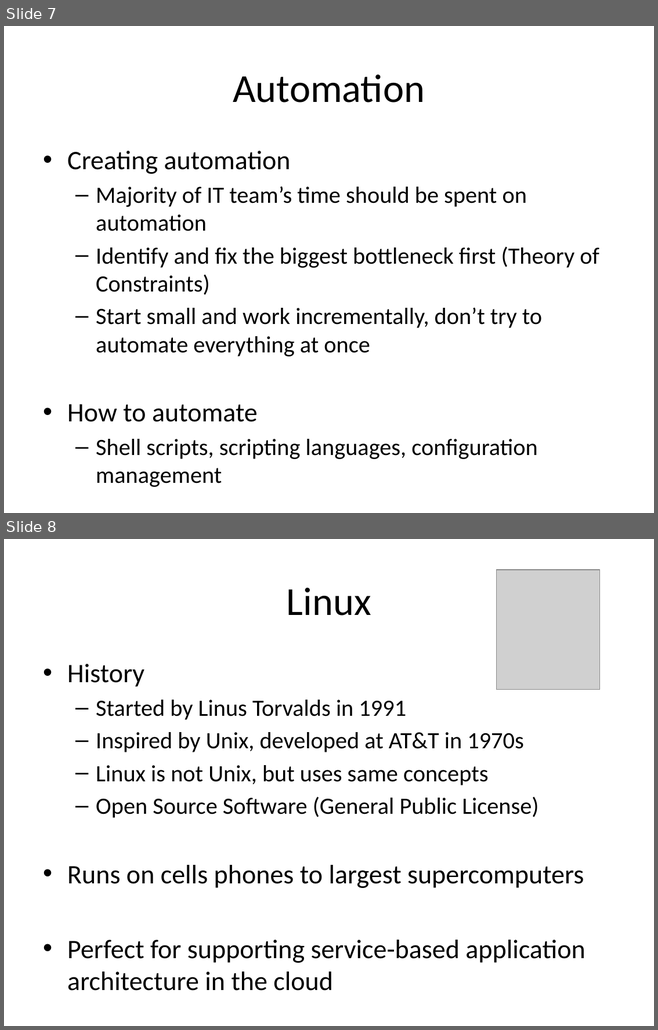
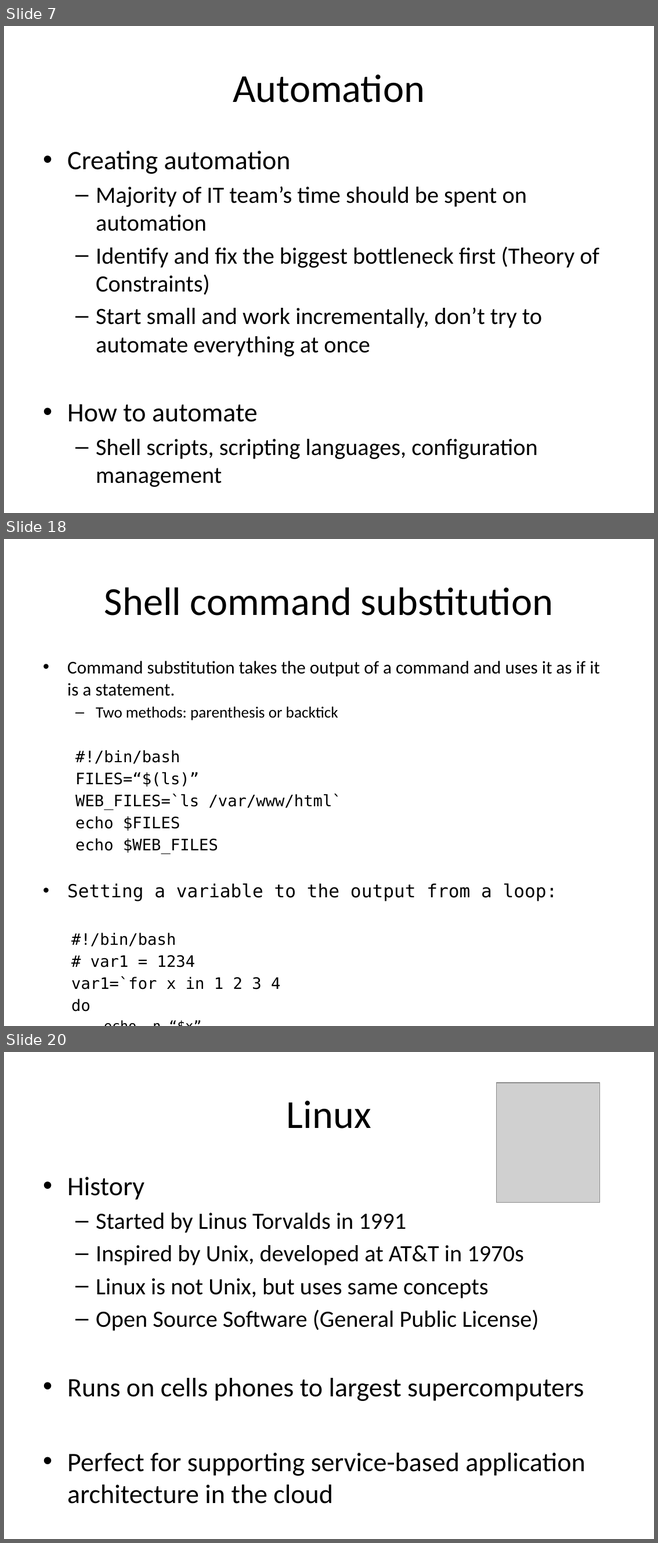
Before and after one commit to jasondbaker/infrastructure-class, a slide deck: lectures/infrastructure-week-2.pptx. Shown one above the other, each under a label of ours: slides 7 and 8 before the commit, slides 7, 18 and 20 after it; the slides between them are not shown. The pictures are 658x1030 and 658x1543 pixels, drawn with LibreOffice and Linux fonts; fonts in the diff are those of the drawing; grey boxes stand for pictures. Boxes give left, top, right and bottom in pixels: in the first picture for what was removed or moved away, otherwise in the second. Text is boxed around its words. In the diff, an @@ line names an element or a change of style, - is before the commit and + after.

Commit message:
add study guide and shell scripting

```diff
--- a/lectures/infrastructure-week-2.pptx
+++ b/lectures/infrastructure-week-2.pptx
@@ slide 18 added at [4, 539, 654, 1026], background #FFFFFF @@
@@ title added at [104, 587, 553, 616], 44 pt, text #000000 @@
+Shell command substitution
@@ text added at [67, 661, 600, 1012], 17.5 pt, text #000000 @@
+• Command substitution takes the output of a command and uses it as if it is a statement.
+  – Two methods: parenthesis or backtick
+  #!/bin/bash
+  FILES=“$(ls)”
+  WEB_FILES=`ls /var/www/html`
+  echo $FILES
+  echo $WEB_FILES
+• Setting a variable to the output from a loop:
+  #!/bin/bash
+  # var1 = 1234
+  var1=`for x in 1 2 3 4
+  do
+    echo –n “$x”
+  done`
@@ what was slide 8 is now slide 20 @@
```
Also in this commit, not shown: 11 other slides added, 4 other files.
